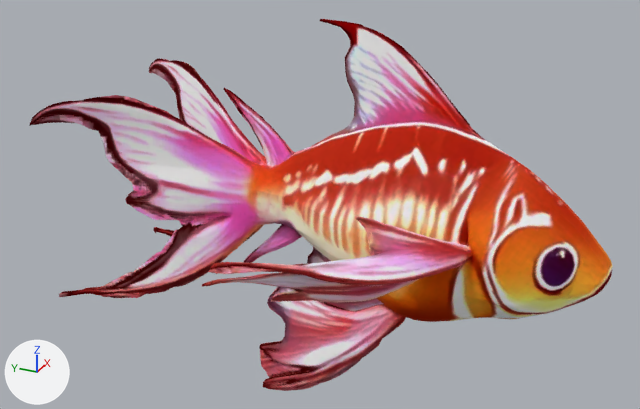
The glTF model saga-web/shared/assets/creatures3d/cardinalfish.glb: old version first, new version second.
The view is the same before and after, from a 50 mm camera at (-0.1368, -0.0603, 0.1038) aimed at (-0.0003, 0.0012, 0.0356). Lighting does not change. The marker at lower left points along +X, +Y and +Z. The first picture is the older version.

Objects in the first picture: 'geometry_0'.
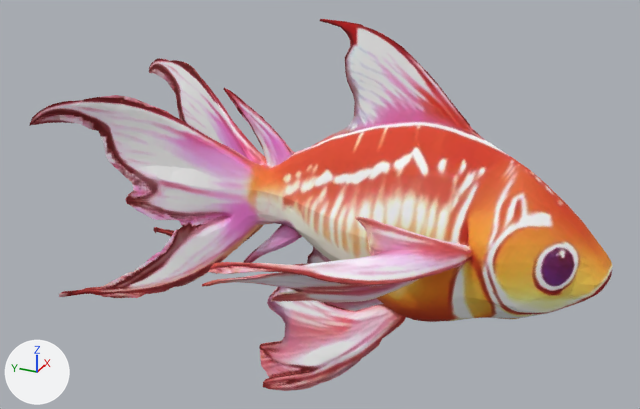
Pixel boxes (x1, y1, x2, y2) of what changed, in the pictures (640 x 409 px):
'geometry_0', surface changed
    both: (29, 19, 613, 391)

What changed in the scene script:
```text
Change mat_material_0:
    mat_material_0.metallic: 1.0 -> 0.0
```
